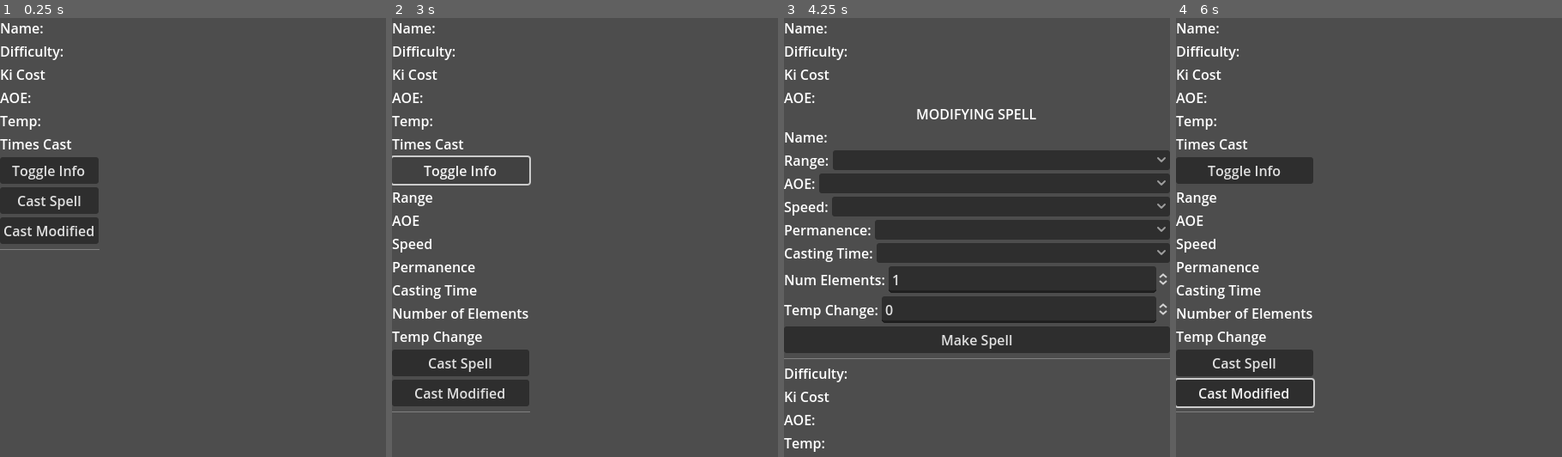
Above: before the commit, frames 1-4 (left to right).
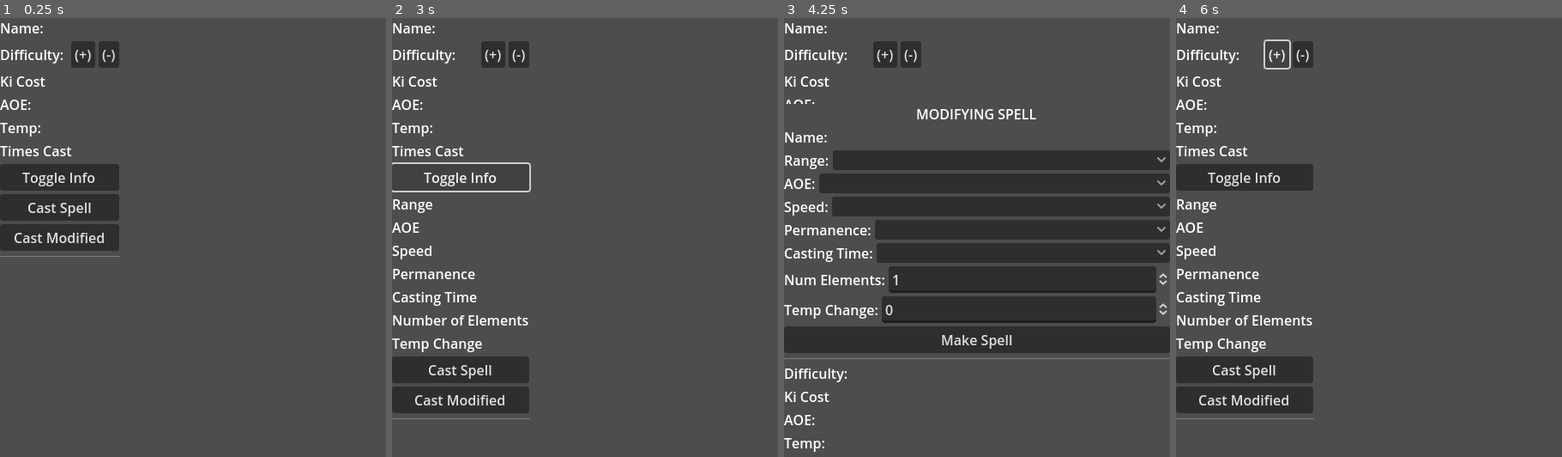
Above: after the commit, the same moments.

Repository: Pillber/REXES-Spells
Game: Godot game, scene res://scenes/spell.tscn
The game is run twice, just before and just after one commit, with the same random seed, the same clock (stepped at 60 frames per second) and the same inputs. This scene is started directly instead of the project's main scene.
Inputs (mouse positions are in pixels of both pictures, inside the frame that each line leads up to):
- Up to frame 1 (0.25 s): no input
- Up to frame 2 (3 s): click (476, 53) at 0.5 s, where only the run after the commit has a clickable "(+)"; click "Cast Spell" at 1.25 s; click (500, 53) at 2 s, where only the run after the commit has a clickable "(-)"; click "Toggle Info" at 2.75 s
- Up to frame 3 (4.25 s): click "Cast Modified" at 3.5 s
- Up to frame 4 (6 s): click "Make Spell" at 4.25 s; click "Toggle Info" at 5 s; click (1276, 53) at 5.75 s, where only the run after the commit has a clickable "(+)"

The runs differ from the first frame. In frame 1, 5.6% of the frame differs, in the area x 0-32%, y 5-55%; in frame 2, 7.8%; in frame 3, 1.2%; in frame 4, 8.2%, in the area x 0-36%, y 4-92%.
Error before the commit: Invalid access to property or key 'mastery' on a base object of type 'Nil'. (res://scripts/spell.gd:33)
Error after the commit: Invalid access to property or key 'difficulty_modifier' on a base object of type 'Nil'. (res://scripts/spell.gd:42)

Commit message:
difficulty modifier added, fix warnings

Diff:
--- a/project.godot
+++ b/project.godot
@@ -20,6 +20,10 @@
 
 SpellData="*res://scripts/spell_singleton.gd"
 
+[debug]
+
+gdscript/warnings/shadowed_global_identifier=0
+
 [display]
 
 window/size/viewport_width=450
--- a/scenes/spell.tscn
+++ b/scenes/spell.tscn
@@ -10,10 +10,21 @@
 size_flags_horizontal = 3
 text = "Name: "
 
-[node name="Difficulty" type="Label" parent="."]
+[node name="DifficultyContainer" type="HBoxContainer" parent="."]
+layout_mode = 2
+
+[node name="Difficulty" type="Label" parent="DifficultyContainer"]
 layout_mode = 2
 size_flags_horizontal = 3
 text = "Difficulty: "
+
+[node name="AddDifficulty" type="Button" parent="DifficultyContainer"]
+layout_mode = 2
+text = "(+)"
+
+[node name="ReduceDifficulty" type="Button" parent="DifficultyContainer"]
+layout_mode = 2
+text = "(-)"
 
 [node name="KiCost" type="Label" parent="."]
 layout_mode = 2
--- a/scripts/spell.gd
+++ b/scripts/spell.gd
@@ -8,11 +8,13 @@
 	$CastSpellButton.connect("pressed", _on_cast_spell)
 	$ToggleInfoButton.connect("pressed", _toggle_extra_info)
 	$CastModifiedButton.connect("pressed", _on_create_modified_spell)
+	$DifficultyContainer/AddDifficulty.connect("pressed", _on_add_difficulty)
+	$DifficultyContainer/ReduceDifficulty.connect("pressed", _on_reduce_difficulty)
 
 func populate_spell():
 	name = spell_data.name
 	$Name.text = "Spell Name: " + str(spell_data.name)
-	$Difficulty.text = "Difficulty: " + str(spell_data.current_difficulty)
+	$DifficultyContainer/Difficulty.text = "Difficulty: " + str(spell_data.current_difficulty)
 	$KiCost.text = "Ki Cost: " + str(spell_data.ki_cost)
 	if spell_data.permanence == "permanent":
 		$KiCost.text += " (Max Ki: -1)"
@@ -29,6 +31,24 @@
 	$ExtraInfo/TempChange.text = "Temp Change: " + str(spell_data.temp_change)
 
 
+func display_difficulty():
+	spell_data.calculate_current_difficulty()
+	$DifficultyContainer/Difficulty.text = "Difficulty: " + str(spell_data.current_difficulty)
+	if spell_data.difficulty_modifier != 0:
+		$DifficultyContainer/Difficulty.text += " (" + ("+" if spell_data.difficulty_modifier > 0 else "") + str(spell_data.difficulty_modifier) + ")"
+
+
+func _on_add_difficulty():
+	spell_data.difficulty_modifier += 1
+	display_difficulty()
+	pass
+
+func _on_reduce_difficulty():
+	spell_data.difficulty_modifier -= 1
+	display_difficulty()
+	pass
+
+
 func _on_cast_spell():
 	spell_data.mastery += 1
 	spell_data.calculate_current_difficulty()
--- a/scripts/spell_edit.gd
+++ b/scripts/spell_edit.gd
@@ -36,8 +36,8 @@
 	for casting_type in SpellData.data["CastingTime"].keys():
 		casting_time.add_item(casting_type)
 
-func remove_spell_from_list(spell):
-	$ItemList.remove_item(select_from_text($ItemList, spell.name))
+func remove_spell_from_list(spell_to_remove):
+	$ItemList.remove_item(select_from_text($ItemList, spell_to_remove.name))
 
 func select_from_text(option_button, text):
 	for index in range(option_button.item_count):
@@ -45,8 +45,8 @@
 			return index
 	return -1
 
-func edit_spell(spell):
-	self.spell = spell
+func edit_spell(spell_to_edit):
+	self.spell = spell_to_edit
 	spell_name.text = "Name: " + str(spell.name)
 	range.select(select_from_text(range, spell.range))
 	aoe.select(select_from_text(aoe, spell.aoe))
@@ -78,7 +78,7 @@
 	emit_signal("remove_spell", spell)
 
 func _on_spell_edit_selected(index):
-	var spell_name = $ItemList.get_item_text(index)
-	edit_spell(SpellData.spells[spell_name])
+	var edit_spell_name = $ItemList.get_item_text(index)
+	edit_spell(SpellData.spells[edit_spell_name])
 	$VBoxContainer.visible = true
 	pass
--- a/scripts/spell_info.gd
+++ b/scripts/spell_info.gd
@@ -1,21 +1,23 @@
 extends Resource
 
-@export var name: String
-@export var range: String
-@export var aoe: String
-@export var speed: String
-@export var permanence: String
-@export var casting_time: String
-@export var num_elements: int
-@export var temp_change: int
+# saveable data entries
+var name: String
+var range: String
+var aoe: String
+var speed: String
+var permanence: String
+var casting_time: String
+var num_elements: int
+var temp_change: int
+var mastery = 0 #max(difficulty - mastery * 2, ceil(difficulty / 2))
+var difficulty_modifier = 0
 
+# calculated data entries
 var difficulty = 0
 var current_difficulty = 0
 var ki_cost = 0
 var aoe_damage = 0
 var temp_damage = ""
-var mastery = 0 #max(difficulty - mastery * 2, ceil(difficulty / 2))
-var mastered = false
 
 
 func save():
@@ -61,7 +63,7 @@
 	calculate_current_difficulty()
 
 func calculate_current_difficulty():
-	current_difficulty = max(difficulty - mastery * 2, ceil(difficulty / 2))
+	current_difficulty = max(difficulty - mastery * 2, ceil(difficulty / 2)) + difficulty_modifier
 
 func calculate_damage():
 	aoe_damage = SpellData.data["AOEDamage"][aoe]
